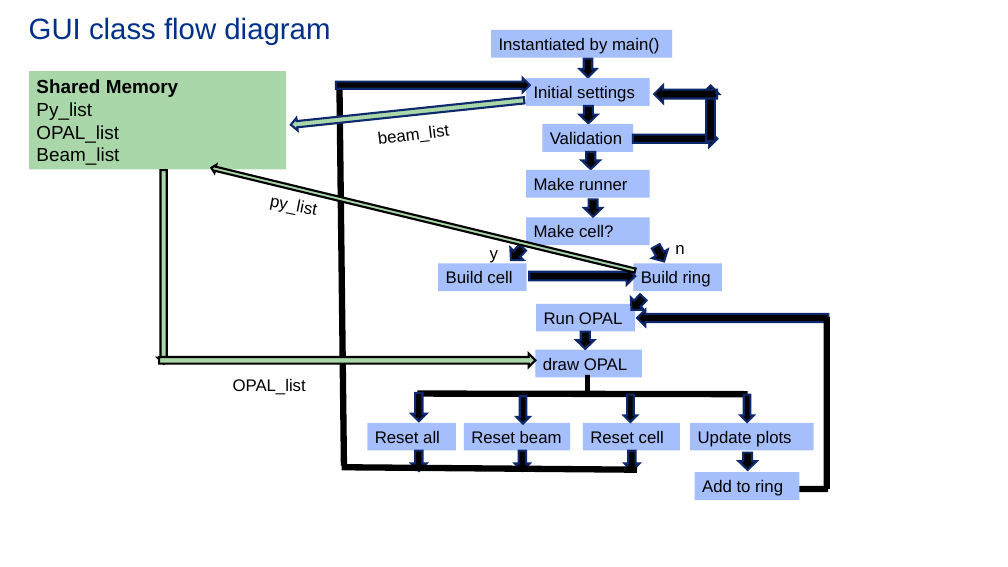
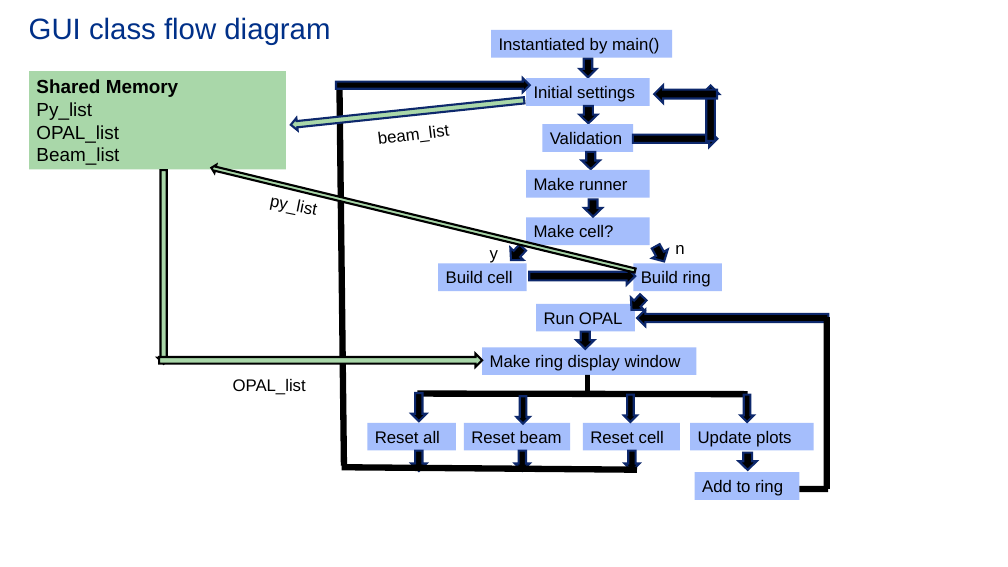
Before and after one commit to ErinW44/OPAL_GUI, a slide deck: slide 20 of GUI_powerpoint.pptx. Drawn at 1008x567 pixels with LibreOffice and Linux fonts; fonts in the diff are those of the drawing; background and template pictures are left out. Boxes give left, top, right and bottom in pixels: in the first picture for what was removed or moved away, otherwise in the second. Text is boxed around its words. In the diff, an @@ line names an element or a change of style, - is before the commit and + after.

```diff
--- a/GUI_powerpoint.pptx
+++ b/GUI_powerpoint.pptx
@@ down arrow: place and size @@
-down arrow at (160, 354, 536, 368)
+down arrow at (159, 354, 482, 367)
@@ rectangle added at (482, 347, 696, 375), fill #A5BEFC, 16 pt, text #000000 @@
+Make ring display window
@@ rectangle removed at (535, 350, 642, 378) @@
-draw OPAL
```
Also in this commit, not shown: 3 other slides changed.
